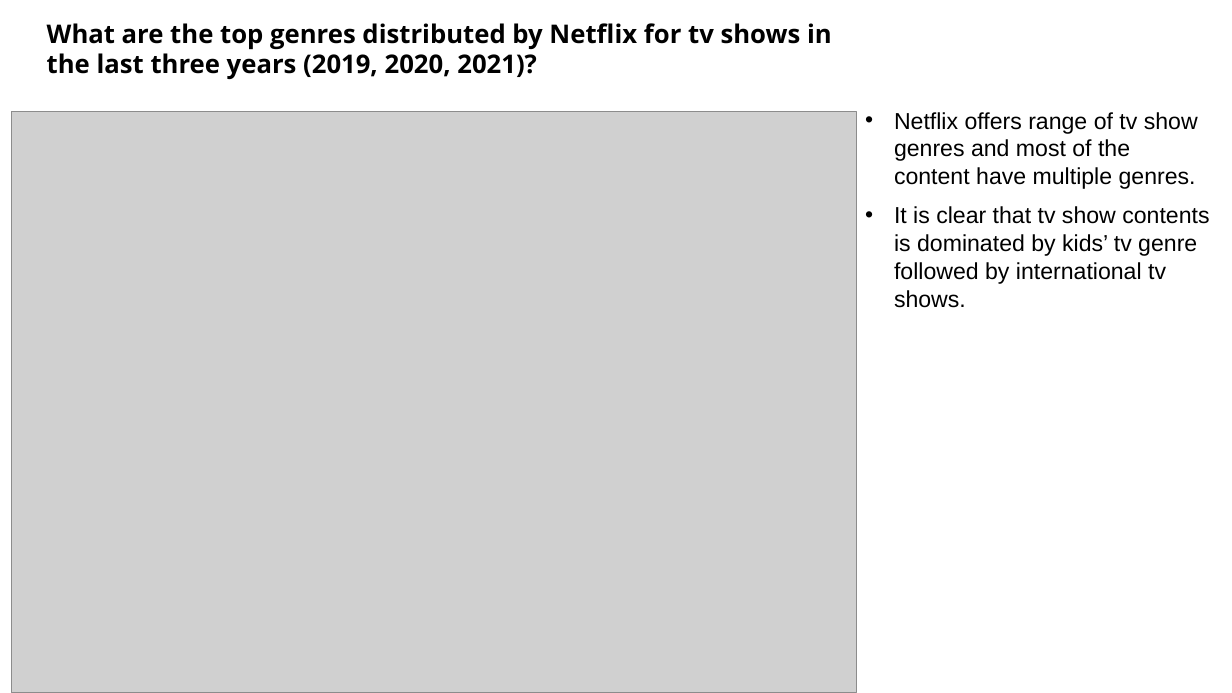
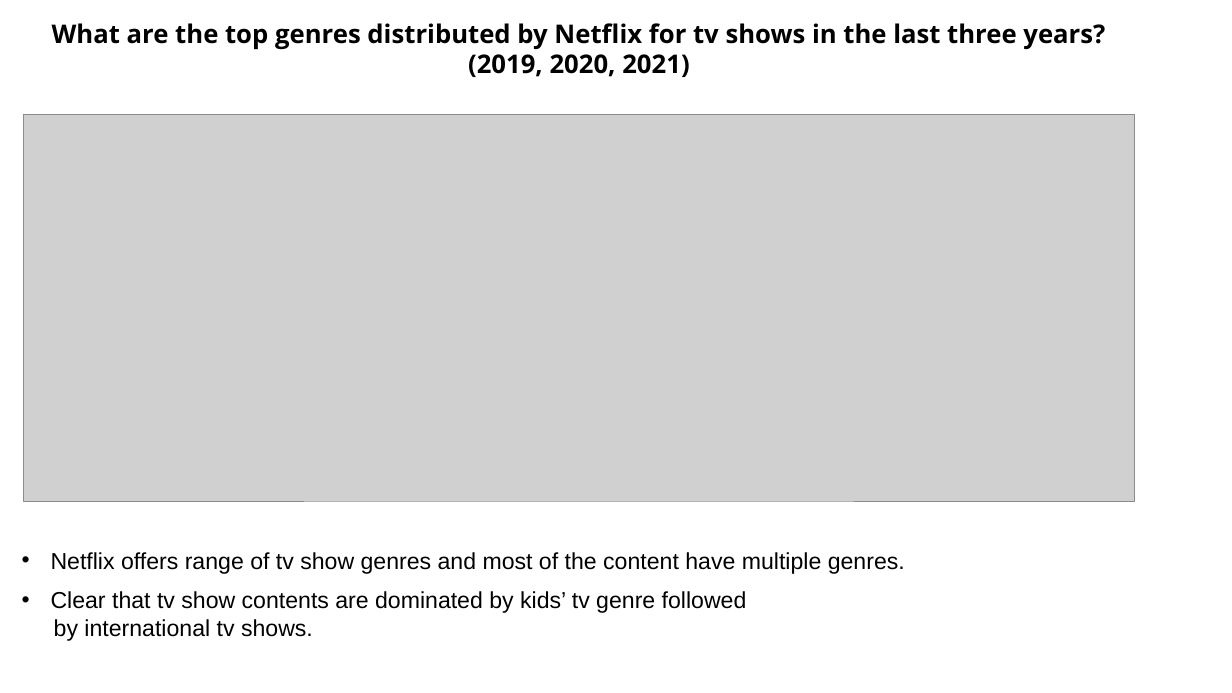
Before and after one commit to Costilrt/The-First-Project, a slide deck: slide 10 of TeamProjectPPT_updated.pptx. Drawn at 1232x693 pixels with LibreOffice and Linux fonts; fonts in the diff are those of the drawing; grey boxes stand for pictures; background and template pictures are left out. Boxes give left, top, right and bottom in pixels: in the first picture for what was removed or moved away, otherwise in the second. Text is boxed around its words. In the diff, an @@ line names an element or a change of style, - is before the commit and + after.

```diff
--- a/TeamProjectPPT_updated.pptx
+++ b/TeamProjectPPT_updated.pptx
@@ text at [52,23,1105,77]: text changed @@
-What are the top genres distributed by Netflix for tv shows in the last three years (2019, 2020, 2021)?
+What are the top genres distributed by Netflix for tv shows in the last three years? (2019, 2020, 2021)
@@ picture: place and size @@
-picture at [11,111,856,693]
+picture at [23,114,1135,501]
@@ text "Netflix offers range of tv ...": place and size @@
-text "Netflix offers range of tv ..." at [894,112,1209,308]
+text "Netflix offers range of tv ..." at [51,552,905,641]
@@ text at [51,591,747,641]: text changed @@
-• It is clear that tv show contents is dominated by kids’ tv genre followed by international tv shows.
+• Clear that tv show contents are dominated by kids’ tv genre followed
+by international tv shows.
```
Also in this commit, not shown: 5 other slides changed, 1 slide added, 3 other files.
